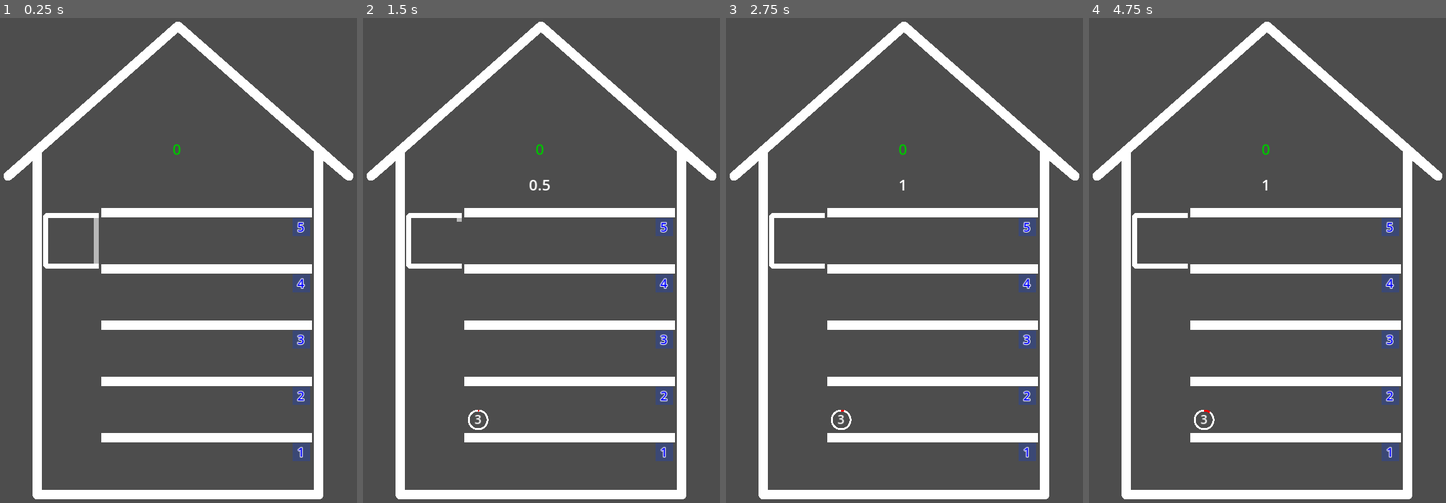
Above: before the commit, frames 1-4 (left to right).
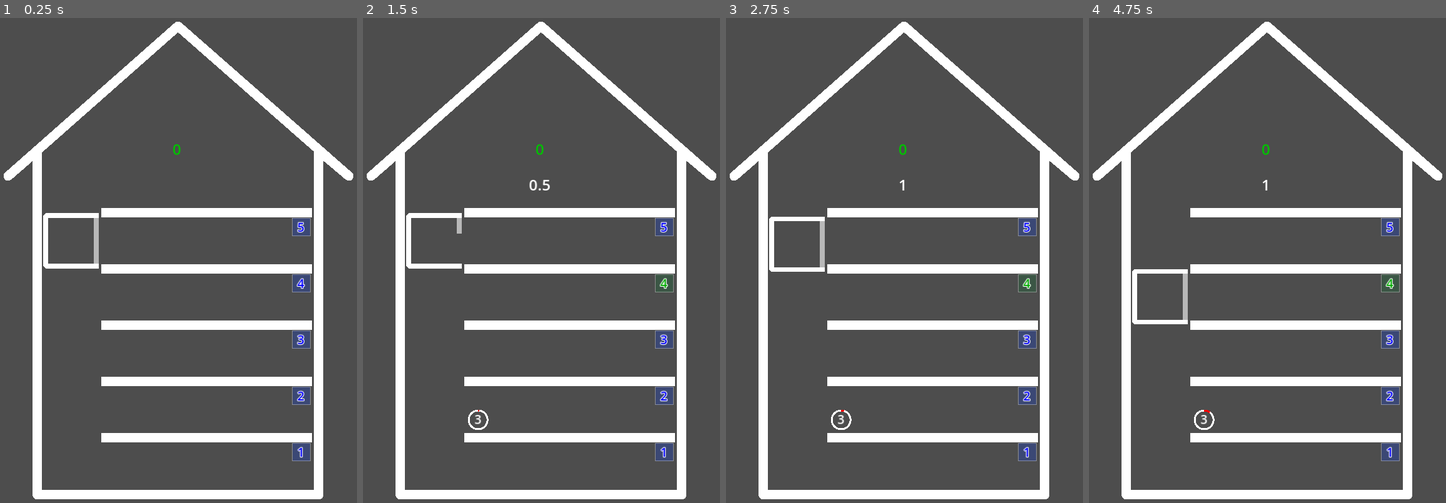
Above: after the commit, the same moments.

Repository: gilad905/elevator-boy
Game: Godot game, scene res://scenes/main.tscn
Two runs of this game, one before a commit and one after it. Both use one fixed random seed, a clock stepped at 60 frames per second and the inputs below.
Inputs (mouse positions are in pixels of both pictures, inside the frame that each line leads up to):
- Up to frame 1 (0.25 s): no input
- Up to frame 2 (1.5 s): tap Enter at 0.5 s; move the mouse to (620, 236) at 0.52 s; hold Up (elevator_move_up) 0.53-1.28 s; tap Space (door_toggle) at 0.6, 1.25 s; click (620, 236) at 0.67 s; move the mouse to (470, 284) at 1.27 s; hold Down (elevator_move_down) from 1.28 s (still down); tap A (time_scale_decrease) at 1.35 s; click (470, 284) at 1.42 s
- Up to frame 3 (2.75 s): tap Enter at 2 s; move the mouse to (940, 153) at 2.02 s; release Down (elevator_move_down) at 2.03 s; hold Up (elevator_move_up) from 2.03 s (still down); hold Q (time_scale_increase) from 2.03 s (still down); click (940, 153) at 2.17 s
- Up to frame 4 (4.75 s): tap Space (door_toggle) at 2.75, 2.85 s; move the mouse to (1249, 357) at 2.77 s; release Q (time_scale_increase) at 2.78 s; click (1249, 357) at 2.92 s; move the mouse to (1374, 333) at 3.52 s; release Up (elevator_move_up) at 3.53 s; hold A (time_scale_decrease) 3.53-4.28 s; hold Down (elevator_move_down) from 3.53 s (still down); click (1374, 333) at 3.67 s; move the mouse to (1160, 187) at 4.27 s; tap Q (time_scale_increase) at 4.35 s; click (1160, 187) at 4.42 s

The runs differ from the first frame. In frame 1, 0.1% of the frame differs, in the area x 81-88%, y 41-92%; in frame 2, 0.3%; in frame 3, 0.8%; in frame 4, 1.3%, in the area x 12-88%, y 40-92%.
Error before the commit: Invalid call. Nonexistent function 'set_floor_pressed' in base 'Node2D (floors.gd)'. (res://scripts/elevator.gd:31)

Commit message:
floorNum pressed colors; mouse as touch

Diff:
--- a/project.godot
+++ b/project.godot
@@ -62,3 +62,7 @@
 "events": [Object(InputEventKey,"resource_local_to_scene":false,"resource_name":"","device":-1,"window_id":0,"alt_press …(191 unchanged characters)…
 ]
 }
+
+[input_devices]
+
+pointing/emulate_touch_from_mouse=true
--- /dev/null
+++ b/resources/floor_num_pressed.tres
@@ -0,0 +1,7 @@
+[gd_resource type="StyleBoxTexture" load_steps=2 format=3 uid="uid://bw18tkoafd28p"]
+
+[sub_resource type="CanvasTexture" id="CanvasTexture_meogm"]
+
+[resource]
+texture = SubResource("CanvasTexture_meogm")
+modulate_color = Color(0, 0.459345, 0.168508, 0.227451)
--- /dev/null
+++ b/resources/floor_num_unppressed.tres
@@ -0,0 +1,7 @@
+[gd_resource type="StyleBoxTexture" load_steps=2 format=3 uid="uid://c52ti6ng3ewb2"]
+
+[sub_resource type="CanvasTexture" id="CanvasTexture_meogm"]
+
+[resource]
+texture = SubResource("CanvasTexture_meogm")
+modulate_color = Color(0, 0.219608, 1, 0.227451)
--- a/scenes/floor.tscn
+++ b/scenes/floor.tscn
@@ -1,12 +1,8 @@
 [gd_scene load_steps=5 format=3 uid="uid://6ump4l8coktj"]
 
 [ext_resource type="Script" path="res://scripts/floor.gd" id="1_f8nr8"]
-
-[sub_resource type="CanvasTexture" id="CanvasTexture_meogm"]
-
-[sub_resource type="StyleBoxTexture" id="StyleBoxTexture_uhogq"]
-texture = SubResource("CanvasTexture_meogm")
-modulate_color = Color(0, 0.219608, 1, 0.227451)
+[ext_resource type="StyleBox" uid="uid://c52ti6ng3ewb2" path="res://resources/floor_num_unppressed.tres" id="2_0p4b8"]
+[ext_resource type="Script" path="res://scripts/floor_num.gd" id="3_bkimy"]
 
 [sub_resource type="RectangleShape2D" id="RectangleShape2D_euo4v"]
 size = Vector2(225, 58)
@@ -32,11 +28,16 @@
 theme_override_colors/font_outline_color = Color(1, 1, 1, 1)
 theme_override_constants/outline_size = 3
 theme_override_font_sizes/font_size = 13
-theme_override_styles/normal = SubResource("StyleBoxTexture_uhogq")
+theme_override_styles/normal = ExtResource("2_0p4b8")
 text = "1"
 horizontal_alignment = 1
+justification_flags = 0
+script = ExtResource("3_bkimy")
+border_color = Color(1, 1, 1, 0.364706)
 
 [node name="TouchScreenButton" type="TouchScreenButton" parent="."]
 position = Vector2(112.5, 31)
 shape = SubResource("RectangleShape2D_euo4v")
 shape_visible = false
+
+[connection signal="pressed" from="TouchScreenButton" to="." method="_on_touched"]
--- a/scenes/main.tscn
+++ b/scenes/main.tscn
@@ -53,8 +53,8 @@
 [node name="Floors" type="Node2D" parent="."]
 position = Vector2(109, 202)
 script = ExtResource("2_pfc4s")
-on_forground = Color(0, 0.662728, 0, 1)
-on_background = Color(0, 0.662745, 0, 0.572549)
+pressed_forground = Color(0, 0.662728, 0, 1)
+pressed_background = Color(0, 0.662745, 0, 0.572549)
 metadata/_edit_lock_ = true
 
 [node name="Floor_1" parent="Floors" instance=ExtResource("1_ec1if")]
--- a/scripts/elevator.gd
+++ b/scripts/elevator.gd
@@ -21,14 +21,14 @@
 	persons_offset = Vector2.ONE * ($Frame.width / 2 - Global.person_radius)
 
 func go_to_floor(floor_num: int) -> void:
-	if is_moving:
+	if is_moving or floor_num == current_floor_num:
 		return
 
 	assert(is_floor_in_bounds(floor_num), "Target floor is out of bounds")
 
 	is_moving = true
 
-	floors.set_floor_pressed(current_floor_num)
+	floors.set_floor_pressed(floor_num)
 	if $Door.current_state != $Door.State.closed:
 		$Door.set_state($Door.State.closing)
 		await $Door.has_closed
--- a/scripts/floor.gd
+++ b/scripts/floor.gd
@@ -4,7 +4,9 @@
 var elevator: Node2D
 var door: Node2D
 var unpressed_forground: Color
-var unpressed_background: Color
+var pressed_forground: Color
+var unpressed_stylebox: StyleBoxTexture
+var pressed_stylebox: StyleBoxTexture
 
 func _ready() -> void:
 	floors = get_node("/root/Main/Floors")
@@ -12,9 +14,10 @@
 	door = elevator.get_node("Door")
 	self.person_limit = 9
 	unpressed_forground = $FloorNum.get_theme_color("font_color")
-	unpressed_background = $FloorNum.get_theme_stylebox("normal").modulate_color
+	pressed_forground = floors.pressed_forground
+	unpressed_stylebox = $FloorNum.get_theme_stylebox("normal")
+	pressed_stylebox = preload("res://resources/floor_num_pressed.tres")
 	$FloorNum.text = str(get_index() + 1)
-	$TouchScreenButton.pressed.connect(_on_touched)
 
 func get_person_position(i: int) -> Vector2:
 	var spacing: int = Global.person_spacing
@@ -30,10 +33,10 @@
 		update_person_positions()
 
 func set_pressed(is_on: bool) -> void:
-	var forground = floors.on_forground if is_on else unpressed_forground
-	var background = floors.on_background if is_on else unpressed_background
+	var forground = pressed_forground if is_on else unpressed_forground
+	var stylebox = pressed_stylebox if is_on else unpressed_stylebox
 	$FloorNum.add_theme_color_override("font_color", forground)
-	$FloorNum.get_theme_stylebox("normal").modulate_color = background
+	$FloorNum.add_theme_stylebox_override("normal", stylebox)
 
 func _on_person_timeout_reached(person: Node2D) -> void:
 	$Persons.remove_child(person)
--- /dev/null
+++ b/scripts/floor_num.gd
@@ -0,0 +1,6 @@
+extends Label
+
+@export var border_color: Color
+
+func _draw():
+	draw_rect(Rect2(0, 0, size.x, size.y), border_color, false)
--- a/scripts/floors.gd
+++ b/scripts/floors.gd
@@ -1,12 +1,12 @@
 extends Node2D
 
-@export var on_forground: Color
-@export var on_background: Color
+@export var pressed_forground: Color
+@export var pressed_background: Color
 
 func get_floor(floor_num: int) -> Node:
 	return get_node("Floor_" + str(floor_num))
 
-func set_pressed(floor_num: int) -> void:
+func set_floor_pressed(floor_num: int) -> void:
 	for _floor in get_children():
 		_floor.set_pressed(false)
 	get_floor(floor_num).set_pressed(true)
--- a/scripts/main.gd
+++ b/scripts/main.gd
@@ -14,8 +14,6 @@
 		$Elevator._on_door_toggle_pressed()
 
 func _input(event: InputEvent) -> void:
-	# if event is InputEventScreenTouch and event.is_pressed() and event.is_action("elevator_touch"):
-	# 	print("Elevator touch")
 	if event.is_action_pressed("exit"):
 		get_tree().quit()
 	elif event.is_action_pressed("time_scale_increase"):
